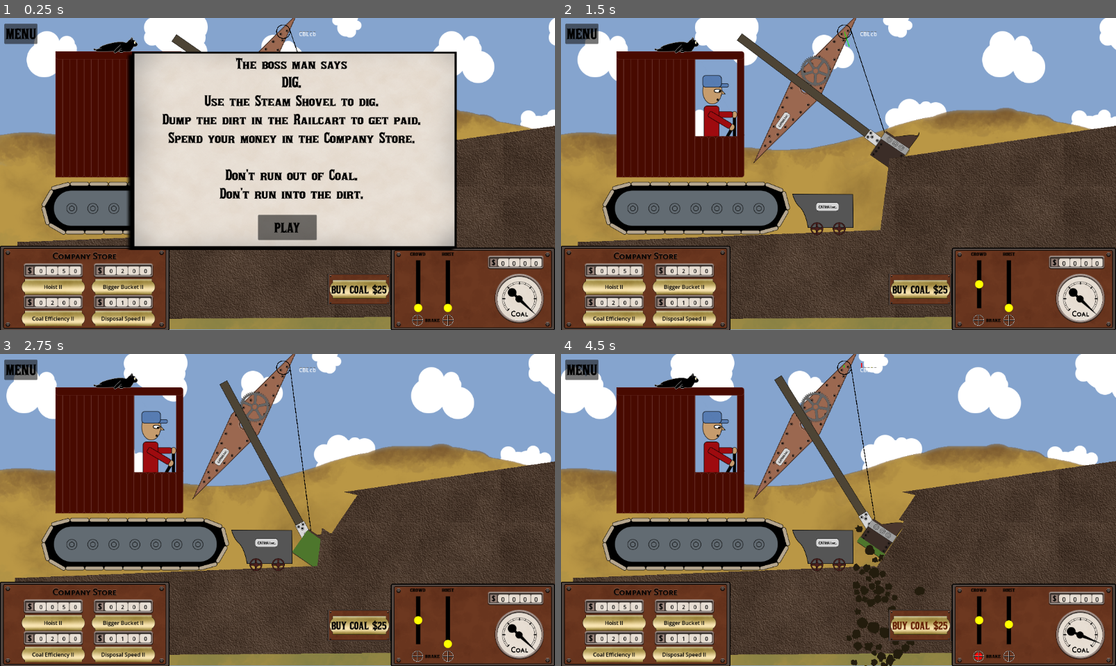
Above: before the commit, frames 1-4 (two rows, left to right).
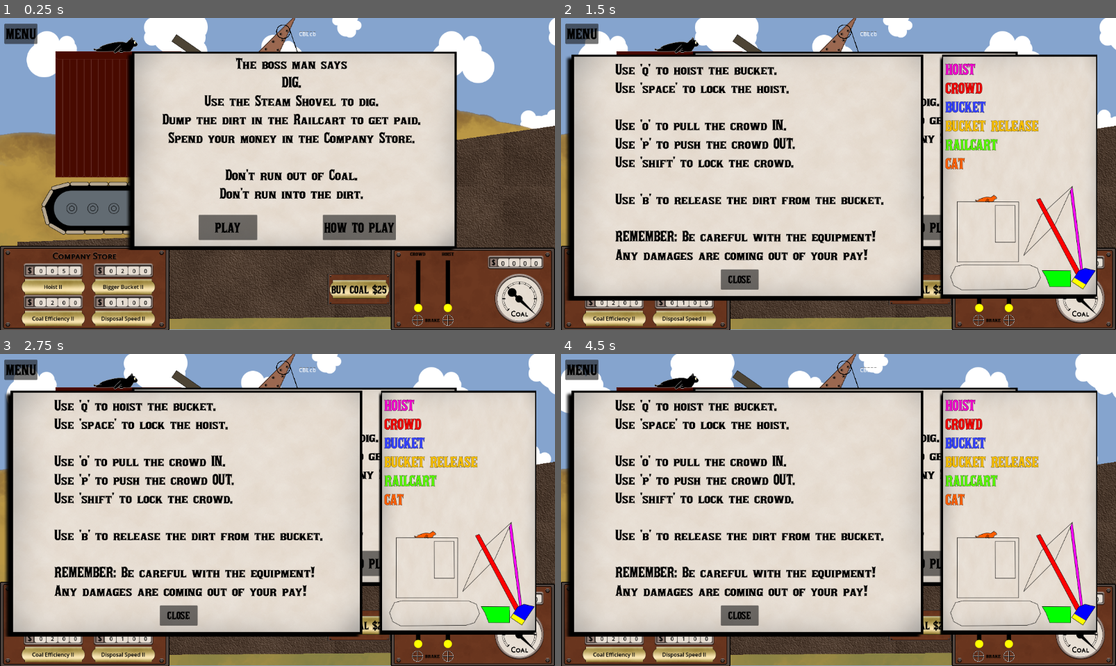
Above: after the commit, the same moments.

Repository: Lobbsterwaffles/Steam-Shov
Game: Godot game, scene res://jonly.tscn
Two runs of this game, one before a commit and one after it. Both use one fixed random seed, a clock stepped at 60 frames per second and the inputs below.
Inputs (mouse positions are in pixels of both pictures, inside the frame that each line leads up to):
- Up to frame 1 (0.25 s): no input
- Up to frame 2 (1.5 s): click (921, 227) at 0.5 s, where only the run after the commit has a clickable "HOW TO PLAY"; click "PLAY" at 1.25 s
- Up to frame 3 (2.75 s): click (227, 563) at 2 s, where only the run after the commit has a clickable "PLAY"
- Up to frame 4 (4.5 s): click (921, 625) at 2.75 s, where only the run before the commit has a clickable "BUY COAL $25"; hold Q (hoist_up) 3.53-4.28 s; hold B (bucket_release) 3.53-4.28 s; hold Shift (crowd_brake) from 4.28 s (still down); tap O (crowd_in) at 4.35 s

The runs differ from the first frame. In frame 1, 2.8% of the frame differs, in the area x 35-72%, y 63-72%; in frame 2, 75%; in frame 3, 75%; in frame 4, 76%, in the area x 0-100%, y 0-100%.

Commit message:
HELP button on intro

Diff:
--- a/jonly.tscn
+++ b/jonly.tscn
@@ -803,6 +803,66 @@
 theme = ExtResource("32_7xl4i")
 text = "MENU"
 
+[node name="intro_screen" type="Control" parent="." unique_id=2015515911]
+unique_name_in_owner = true
+process_mode = 2
+layout_mode = 3
+anchors_preset = 0
+offset_right = 40.0
+offset_bottom = 40.0
+theme = ExtResource("32_7xl4i")
+
+[node name="panel" type="Panel" parent="intro_screen" unique_id=46189410]
+layout_mode = 0
+offset_left = -118.0
+offset_top = 100.0
+offset_right = 861.99994
+offset_bottom = 688.0
+
+[node name="play_button" type="Button" parent="intro_screen/panel" unique_id=729876132]
+process_mode = 2
+layout_mode = 0
+offset_left = 214.0
+offset_top = 484.0
+offset_right = 388.19354
+offset_bottom = 559.0
+theme_override_font_sizes/font_size = 38
+text = "PLAY
+"
+
+[node name="play_button2" type="Button" parent="intro_screen/panel" unique_id=1227328262]
+process_mode = 2
+layout_mode = 0
+offset_left = 582.0
+offset_top = 484.0
+offset_right = 799.0
+offset_bottom = 559.0
+theme_override_font_sizes/font_size = 38
+text = "HOW TO PLAY
+"
+
+[node name="Label" type="Label" parent="intro_screen/panel" unique_id=79778783]
+layout_mode = 1
+anchors_preset = 5
+anchor_left = 0.5
+anchor_right = 0.5
+offset_left = -464.99997
+offset_top = 9.0
+offset_right = 463.00003
+offset_bottom = 582.0
+grow_horizontal = 2
+text = "The boss man says
+DIG.
+Use the Steam Shovel to dig.
+Dump the dirt in the Railcart to get paid.
+Spend your money in the Company Store.
+
+Don't run out of Coal.
+Don't run into the dirt.
+
+"
+horizontal_alignment = 1
+
 [node name="help_Screen" type="Control" parent="." unique_id=1852025290]
 unique_name_in_owner = true
 visible = false
@@ -1055,56 +1115,6 @@
 Try again?"
 horizontal_alignment = 1
 
-[node name="intro_screen" type="Control" parent="." unique_id=2015515911]
-unique_name_in_owner = true
-process_mode = 2
-visible = false
-layout_mode = 3
-anchors_preset = 0
-offset_right = 40.0
-offset_bottom = 40.0
-theme = ExtResource("32_7xl4i")
-
-[node name="panel" type="Panel" parent="intro_screen" unique_id=46189410]
-layout_mode = 0
-offset_left = -118.0
-offset_top = 100.0
-offset_right = 861.99994
-offset_bottom = 688.0
-
-[node name="play_button" type="Button" parent="intro_screen/panel" unique_id=729876132]
-process_mode = 2
-layout_mode = 0
-offset_left = 390.0
-offset_top = 484.0
-offset_right = 564.19354
-offset_bottom = 559.0
-theme_override_font_sizes/font_size = 38
-text = "PLAY
-"
-
-[node name="Label" type="Label" parent="intro_screen/panel" unique_id=79778783]
-layout_mode = 1
-anchors_preset = 5
-anchor_left = 0.5
-anchor_right = 0.5
-offset_left = -464.99997
-offset_top = 9.0
-offset_right = 463.00003
-offset_bottom = 582.0
-grow_horizontal = 2
-text = "The boss man says
-DIG.
-Use the Steam Shovel to dig.
-Dump the dirt in the Railcart to get paid.
-Spend your money in the Company Store.
-
-Don't run out of Coal.
-Don't run into the dirt.
-
-"
-horizontal_alignment = 1
-
 [node name="cheat" type="Panel" parent="." unique_id=1996473990]
 visible = false
 offset_left = 45.0
@@ -1155,8 +1165,9 @@
 [connection signal="pressed" from="PauseMenu/TextureRect/Restart" to="." method="restart"]
 [connection signal="pressed" from="PauseMenu/TextureRect/Help" to="." method="help"]
 [connection signal="pressed" from="Pause" to="." method="pause"]
+[connection signal="pressed" from="intro_screen/panel/play_button" to="." method="new_game"]
+[connection signal="pressed" from="intro_screen/panel/play_button2" to="." method="help"]
 [connection signal="pressed" from="help_Screen/TextureRect/close_help" to="." method="closehelp"]
 [connection signal="pressed" from="kill_screen_coal/panel/again_yes" to="." method="restart"]
 [connection signal="pressed" from="victory_screen/panel/again_yes" to="." method="restart"]
 [connection signal="pressed" from="kill_screen_dirt/panel/again_yes" to="." method="restart"]
-[connection signal="pressed" from="intro_screen/panel/play_button" to="." method="new_game"]
